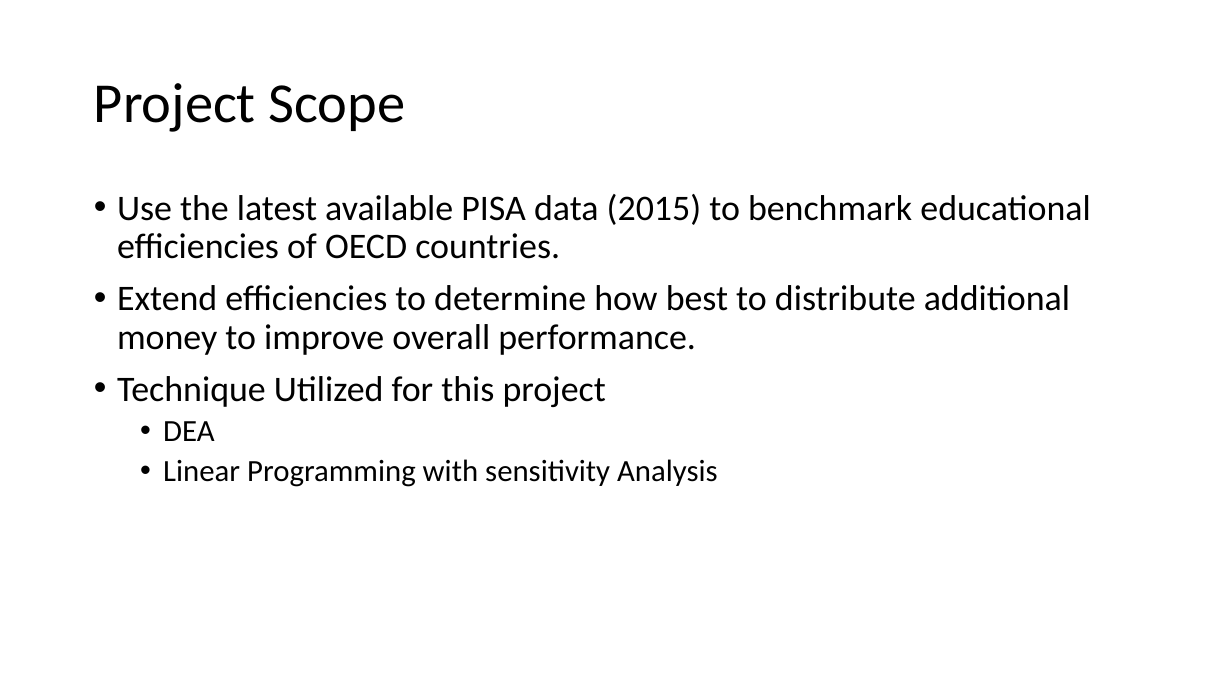
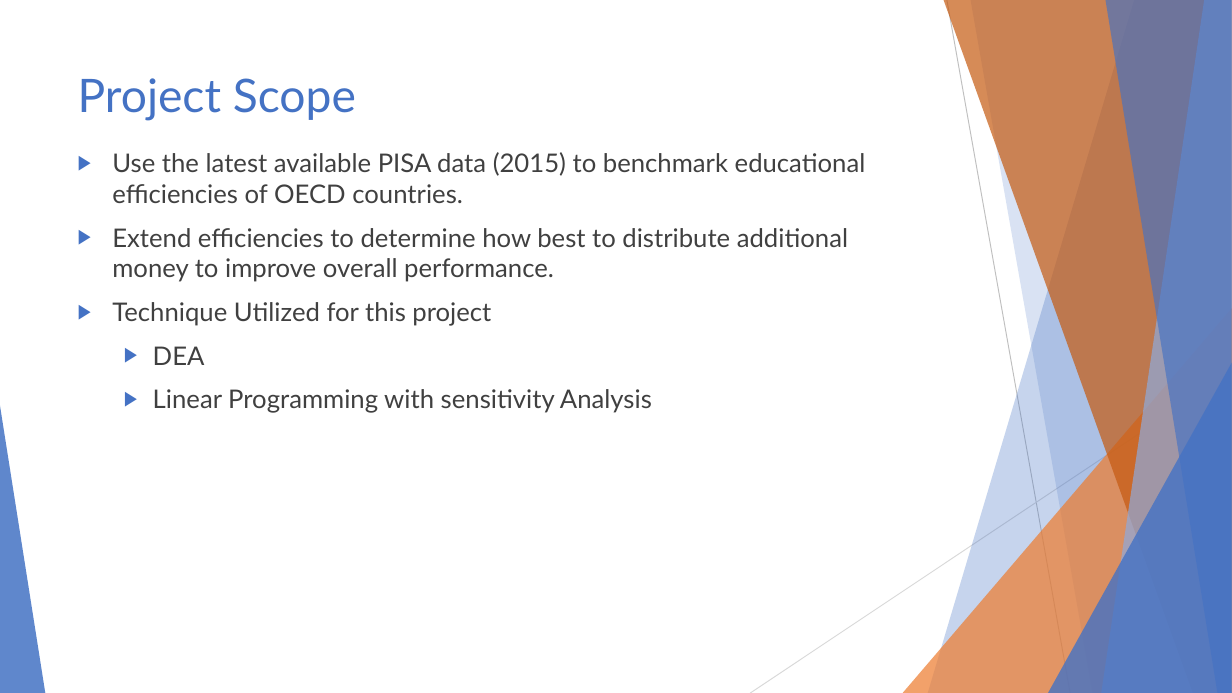
Before and after one commit to AndeyNunes/educationDEA, a slide deck: slide 6 of Project Presentation.pptx. Drawn at 1232x693 pixels with LibreOffice and Linux fonts; fonts in the diff are those of the drawing. Boxes give left, top, right and bottom in pixels: in the first picture for what was removed or moved away, otherwise in the second. Text is boxed around its words. In the diff, an @@ line names an element or a change of style, - is before the commit and + after.

```diff
--- a/Project Presentation.pptx
+++ b/Project Presentation.pptx
@@ title "Project Scope": place and size @@
-title "Project Scope" at bbox=[94, 83, 406, 132]
+title "Project Scope" at bbox=[78, 78, 356, 121]
@@ title "Project Scope" at bbox=[78, 78, 356, 121]: size 44 to 36 pt, font Calibri to Lato, text colour #000000 to #4472C4; line spacing 0.9 to 1; vertical alignment middle to top @@
@@ text "Use the latest available PISA ...": place and size @@
-text "Use the latest available PISA ..." at bbox=[117, 194, 1090, 487]
+text "Use the latest available PISA ..." at bbox=[112, 152, 866, 413]
@@ text "Use the latest available PISA ..." at bbox=[112, 152, 866, 413]: size 28 to 20 pt in "Use the latest available PISA data (2015) ...", "Extend efficiencies to determine how best to ...", "Technique Utilized for this project"; font Calibri to Lato, text colour #000000 to #404040; size 24 to 20 pt in "DEA", "Linear Programming with sensitivity Analysis"; bullet • to ▶; line spacing 0.9 to 1; more space between paragraphs @@
@@ group added at bbox=[0, 0, 1232, 693]: 5 freeform shapes, 3 triangles, 2 lines @@
```
Also in this commit, not shown: 16 other slides changed, 3 slides added, 4 slides removed.
